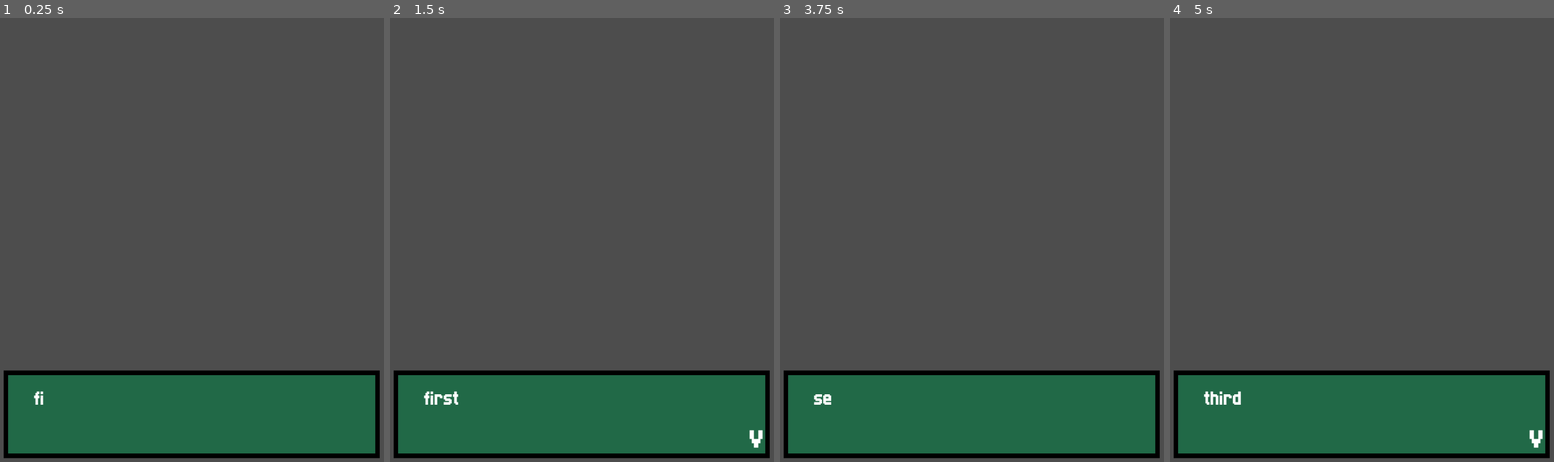
Above: before the commit, frames 1-4 (left to right).
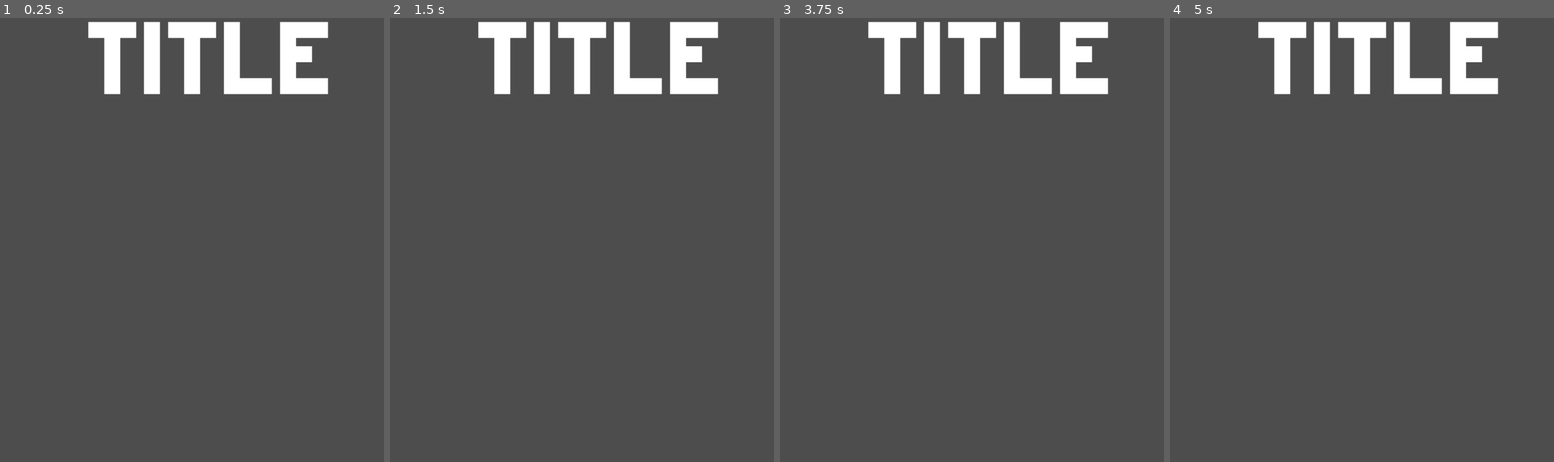
Above: after the commit, the same moments.

Repository: JacobL04/cyberworks
Game: Godot game, scene res://scenes/main.tscn
Same seed, same stepped clock (60 frames per second), same inputs: the game is played once before the commit and once after it.
Inputs (mouse positions are in pixels of both pictures, inside the frame that each line leads up to):
- Up to frame 1 (0.25 s): no input
- Up to frame 2 (1.5 s): click (597, 151) at 0.52 s; click (597, 151) at 1.27 s
- Up to frame 3 (3.75 s): click (987, 151) at 2.02 s; click (987, 213) at 2.77 s; tap Enter (ui_accept) at 3.5 s
- Up to frame 4 (5 s): tap Enter (ui_accept) at 3.77, 4.25, 4.52 s

The runs differ from the first frame. In frame 1, 25% of the frame differs, in the area x 0-99%, y 0-100%; in frame 2, 25%; in frame 3, 25%; in frame 4, 25%.

Commit message:
fixed main.gd

Diff:
--- a/cyber-works/project.godot
+++ b/cyber-works/project.godot
@@ -23,3 +23,7 @@
 
 window/size/viewport_width=1080
 window/size/viewport_height=1080
+
+[rendering]
+
+textures/canvas_textures/default_texture_filter=0
--- a/cyber-works/scenes/main.tscn
+++ b/cyber-works/scenes/main.tscn
@@ -1,12 +1,9 @@
-[gd_scene load_steps=3 format=3 uid="uid://jpxcr7l7xh50"]
+[gd_scene load_steps=2 format=3 uid="uid://jpxcr7l7xh50"]
 
 [ext_resource type="Script" uid="uid://brl74p5w5kvrt" path="res://scripts/main.gd" id="1_0wfyh"]
-[ext_resource type="PackedScene" uid="uid://cycb23gs1sdtm" path="res://scenes/text_box.tscn" id="2_0wfyh"]
 
 [node name="Main" type="Node2D"]
 script = ExtResource("1_0wfyh")
 
 [node name="Camera2D" type="Camera2D" parent="."]
 position = Vector2(540, 542)
-
-[node name="TextBox" parent="." instance=ExtResource("2_0wfyh")]
--- a/cyber-works/scripts/main.gd
+++ b/cyber-works/scripts/main.gd
@@ -8,8 +8,7 @@
 
 # Called when the node enters the scene tree for the first time.
 func _ready() -> void:
-	get_tree().change_scene_to_file("res://start.tscn")
-
+	get_tree().change_scene_to_file("res://scenes/start.tscn")
 
 # Called every frame. 'delta' is the elapsed time since the previous frame.
 func _process(_delta: float) -> void:
